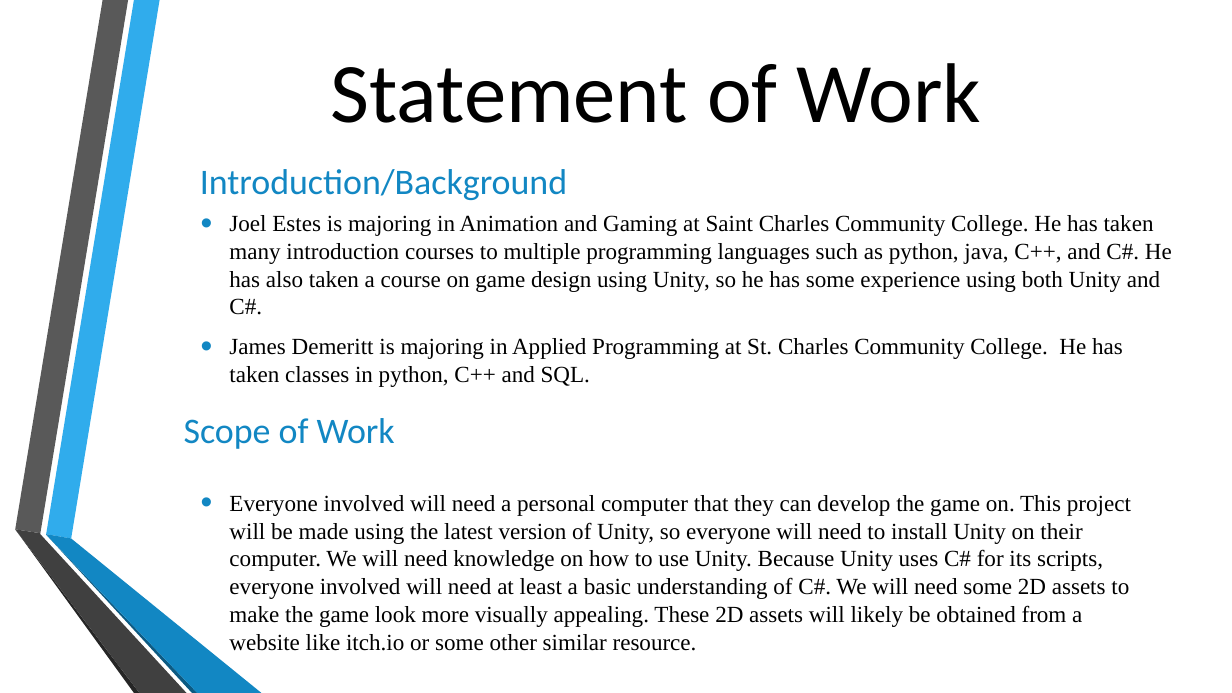
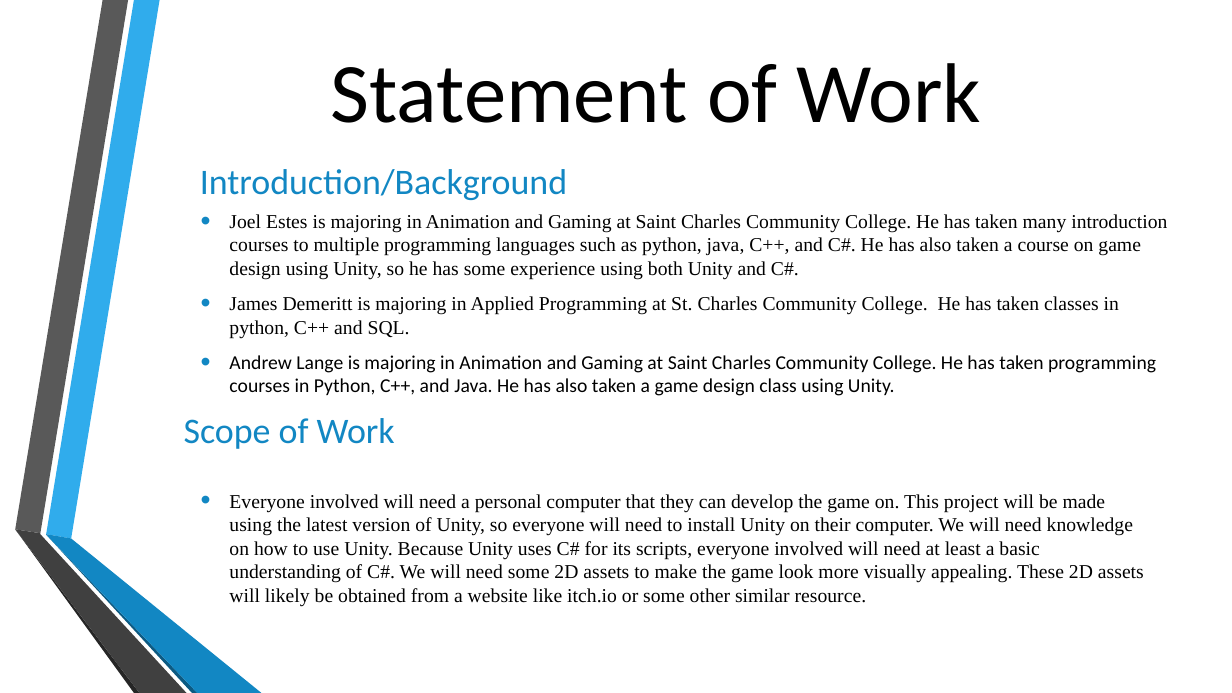
Before and after one commit to BrandonJamesDemeritt/Name-TBD, a slide deck: slide 7 of Team #2 Project Presentation.pptx. Drawn at 1232x693 pixels with LibreOffice and Linux fonts; fonts in the diff are those of the drawing; background and template pictures are left out. Boxes give left, top, right and bottom in pixels: in the first picture for what was removed or moved away, otherwise in the second. Text is boxed around its words. In the diff, an @@ line names an element or a change of style, - is before the commit and + after.

```diff
--- a/Team #2 Project Presentation.pptx
+++ b/Team #2 Project Presentation.pptx
@@ text at (229,214,1167,339): size 18 to 15.3 pt in "Joel Estes is majoring in Animation and ...", "James Demeritt is majoring in Applied Programming ..." @@
@@ text at (229,355,1156,396): paragraph added @@
+• Andrew Lange is majoring in Animation and Gaming at Saint Charles Community College. He has taken programming courses in Python, C++, and Java. He has also taken a game design class using Unity.
@@ text "Everyone involved will need a ..." at (229,494,1144,607): size 18 to 15.3 pt @@
```
Also in this commit, not shown: 3 other slides changed.
